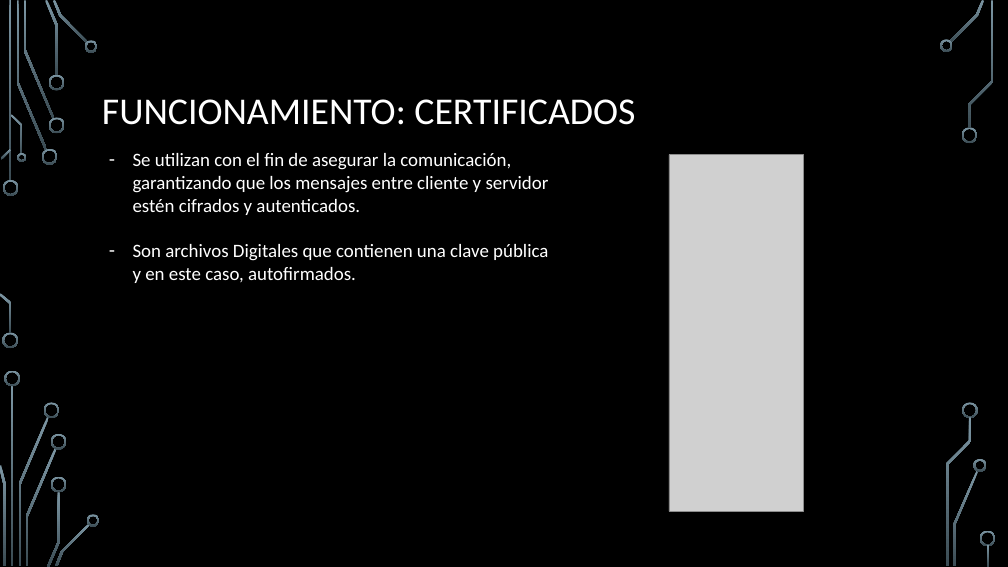
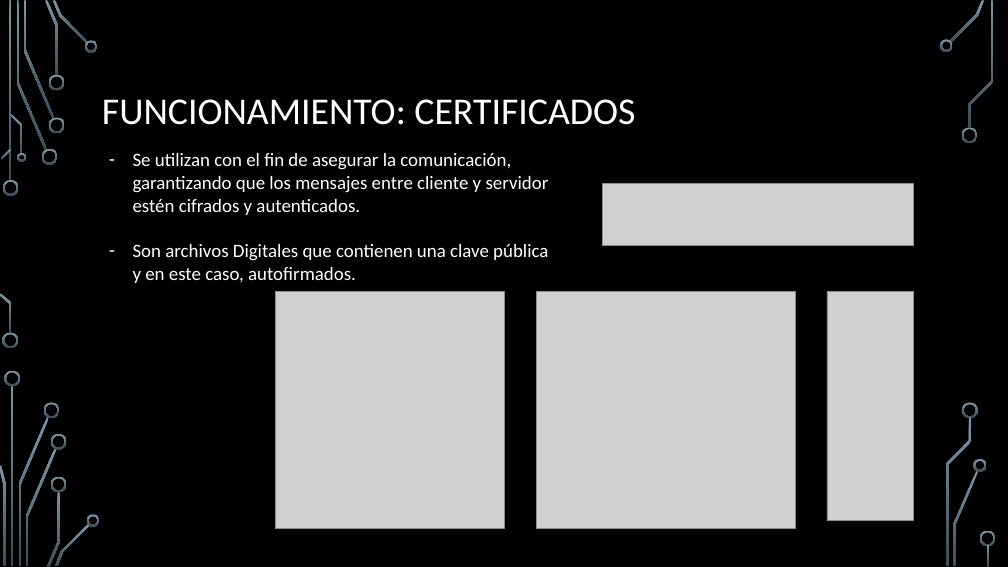
Before and after one commit to ManelDiaz/Reto_Envio, a slide deck: slide 7 of RETO 2 Envío de datos.pptx (slide 6 before the commit). Drawn at 1008x567 pixels with LibreOffice and Linux fonts; fonts in the diff are those of the drawing; grey boxes stand for pictures; background and template pictures are left out. Boxes give left, top, right and bottom in pixels: in the first picture for what was removed or moved away, otherwise in the second. Text is boxed around its words. In the diff, an @@ line names an element or a change of style, - is before the commit and + after.

```diff
--- a/RETO 2 Envío de datos.pptx
+++ b/RETO 2 Envío de datos.pptx
@@ picture added at (603,184,913,246) @@
@@ picture added at (275,292,505,529) @@
@@ picture added at (536,292,796,529) @@
@@ picture: place and size @@
-picture at (669,154,804,511)
+picture at (827,292,913,521)
```
Also in this commit, not shown: 4 other slides changed, 1 other file.
